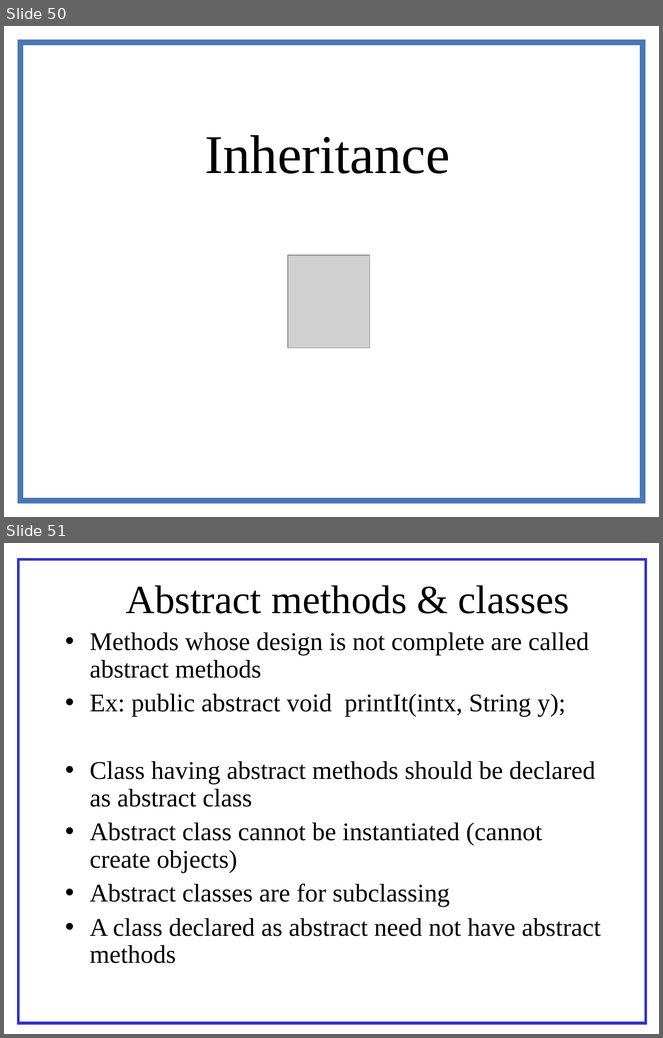
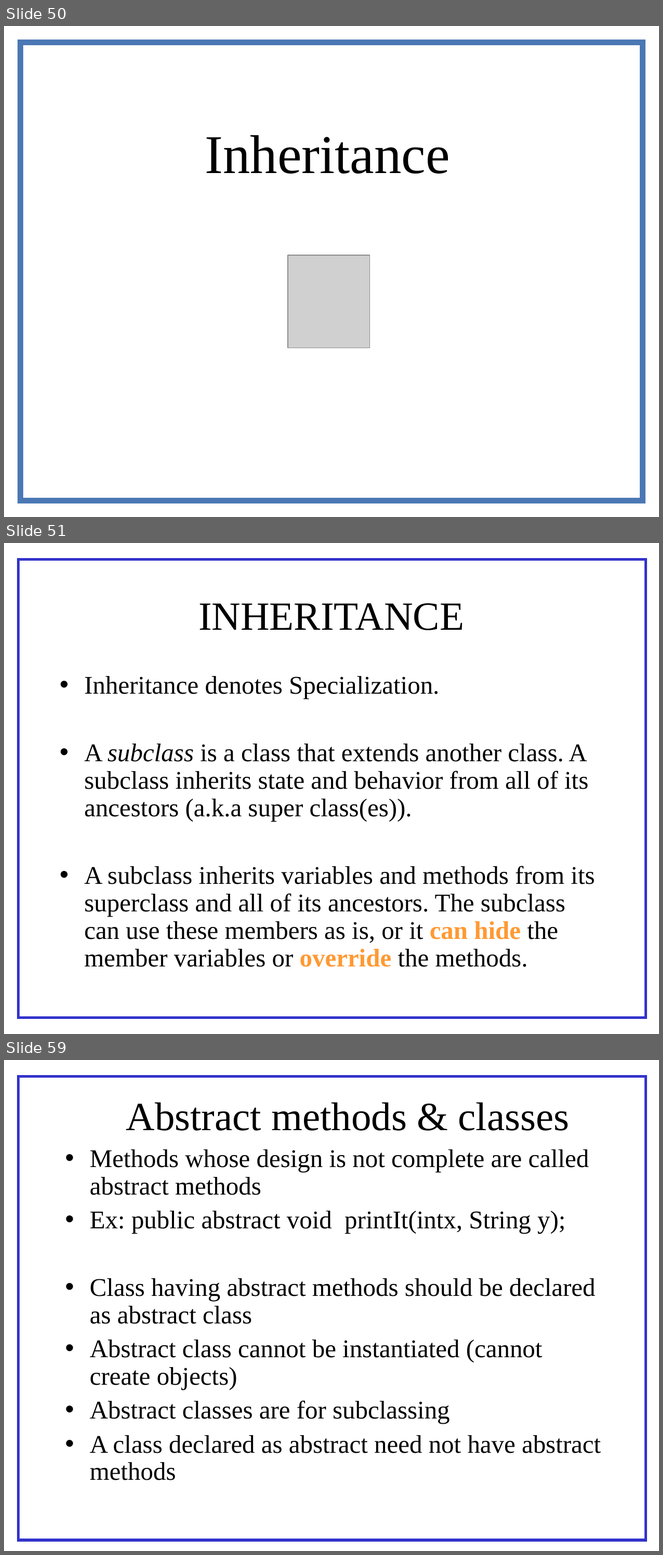
Before and after one commit to AvinashDhulipudi/hsbc, a slide deck: Java.ppt. Shown one above the other, each under a label of ours: slides 50 and 51 before the commit, slides 50, 51 and 59 after it; the slides between them are not shown. The pictures are 663x1038 and 663x1555 pixels, drawn with LibreOffice and Linux fonts; fonts in the diff are those of the drawing; grey boxes stand for pictures. Boxes give left, top, right and bottom in pixels: in the first picture for what was removed or moved away, otherwise in the second. Text is boxed around its words. In the diff, an @@ line names an element or a change of style, - is before the commit and + after.

```diff
--- a/Java.ppt
+++ b/Java.ppt
@@ slide 51 added at <box>4,543,659,1034</box>, background #FFFFFF @@
@@ rectangle added at <box>19,560,646,1018</box>, fill #FFFFFF, outline #3333CC 3 pt @@
@@ title added at <box>198,603,464,630</box>, 44 pt, text #000000 @@
+INHERITANCE
@@ text added at <box>84,676,595,967</box>, 28 pt, text #000000 @@
+• Inheritance denotes Specialization.
+• A subclass is a class that extends another class. A subclass inherits state and behavior from all of its ancestors (a.k.a super class(es)).
+• A subclass inherits variables and methods from its superclass and all of its ancestors. The subclass can use these members as is, or it can hide the member variables or override the methods.
@@ what was slide 51 is now slide 59 @@
```
Also in this commit, not shown: 1 slide changed, 7 other slides added.
